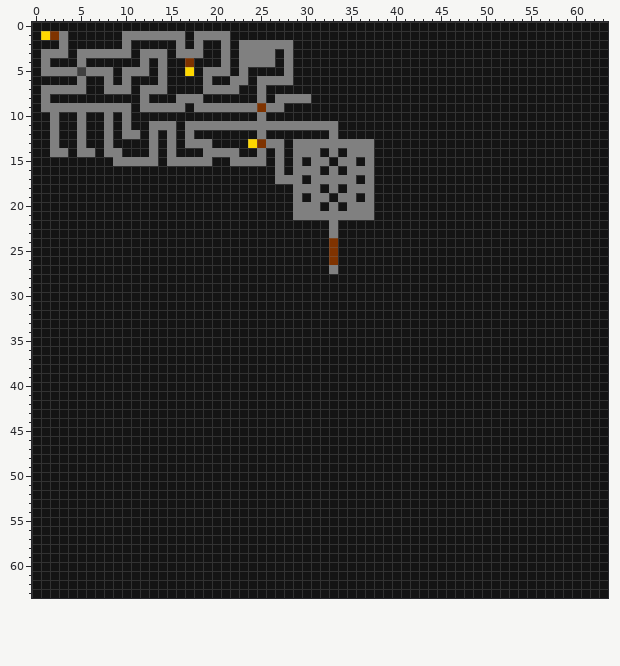
One commit to this pixel-art sprite: Game/map8.png. Above, as it was before the edit.
The file is 64x64 pixels.
After:
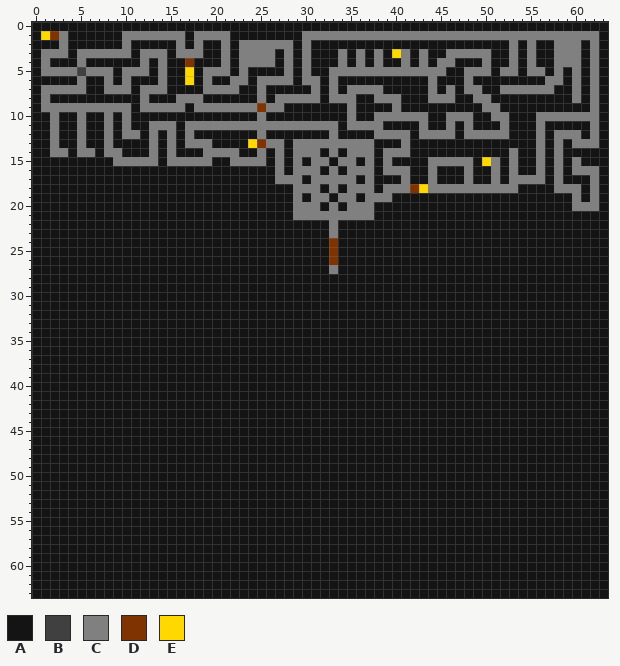
Palette (. is transparent): A #141414  B #404040  C #808080  D #7f3300  E #ffd800
What changed:
Colour A becomes colour C in row 1 at x 30 to 62; in row 2 at x 30, 53, 55, 58 to 60 and 62; in row 3 at x 30, 34, 36, 38, 41, 43, 46 to 50, 53, 55, 58 to 60 and 62; in row 4 at x 30, 34, 36, 38, 41, 43, 45 to 46, 50, 53, 55, 58 to 60 and 62; in row 5 at x 30, 33 to 45, 48 to 50, 52 to 53, 55 to 56, 58, 60 and 62; in row 6 at x 30 to 31, 33, 44, 48, 57 to 58, 60 and 62.
Colour A becomes colour C in row 7 at x 31, 33, 35 to 38, 44, 46, 48 to 49, 52 to 57, 60 and 62; in row 8 at x 31, 33 to 35, 38 to 40, 44 to 46, 49 to 50, 60 and 62; in row 9 at x 35, 40, 50 to 51 and 62; in row 10 at x 35, 38 to 43, 46 to 48, 51 to 52 and 56 to 62; in row 11 at x 35 to 38, 43, 46, 48, 52, 56 and 62; in row 12 at x 38 to 41, 43 to 46, 48 to 52, 56, 58 to 60 and 62.
Colour A becomes colour C in row 13 at x 41, 56, 58 and 60 to 62; in row 14 at x 39 to 41, 53, 56 and 58; in row 15 at x 39, 44 to 48, 51, 53, 56, 58 and 60; in row 16 at x 39 to 41, 44, 48, 51, 53, 56, 58 and 60 to 62; in row 17 at x 41, 44, 48, 51, 53 to 56, 58 and 62; in row 18 at x 39 to 41, 44 to 53, 58 to 60 and 62.
Colour A becomes colour C in row 19 at x 38 to 39, 60 and 62; in row 20 at x 60 to 62.
Colour A becomes colour D in row 18 at x 42.
Colour A becomes colour E in row 3 at x 40; in row 6 at x 17; in row 15 at x 50; in row 18 at x 43.
Changed places in both pictures, as pixel boxes (x1, y1, x2, y2):
changed: (302, 31, 599, 211)
changed: (185, 76, 194, 85)
